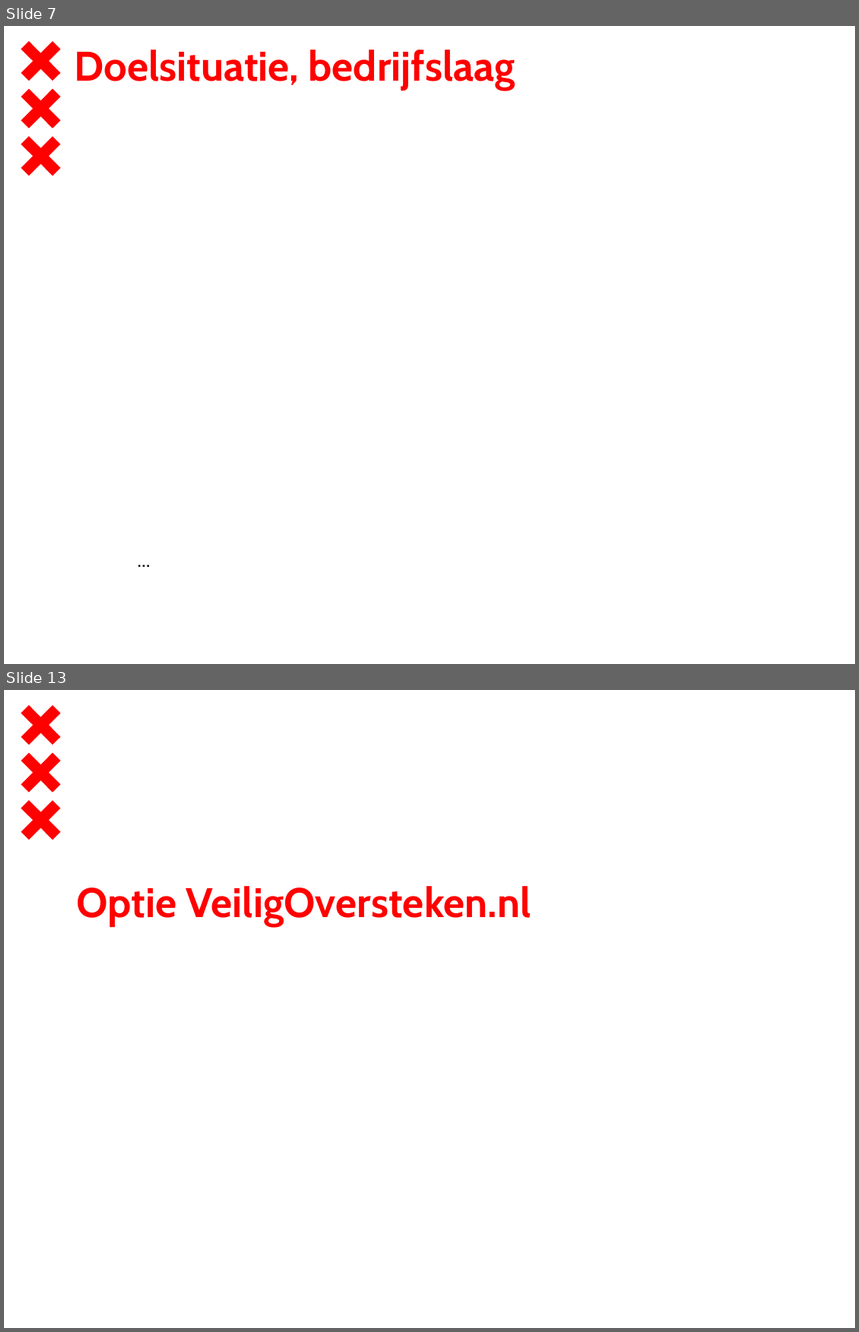
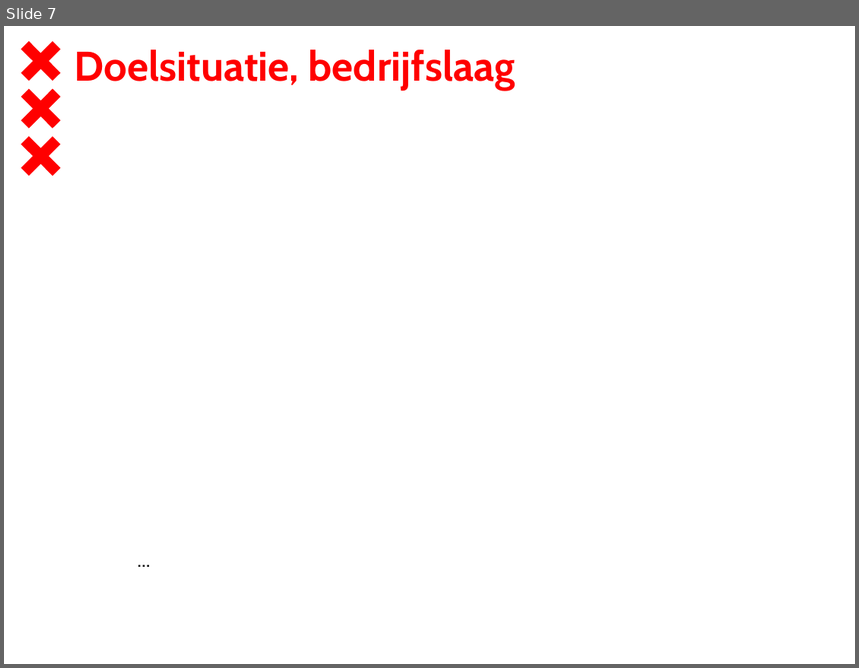
Before and after one commit to dt020/GGD, a slide deck: Architectuurcontext - Sarphati.pptx. Shown one above the other, each under a label of ours: slides 7 and 13 before the commit, slide 7 after it; the slides between them are not shown. The pictures are 859x1332 and 859x668 pixels, drawn with LibreOffice and Linux fonts; fonts in the diff are those of the drawing; background and template pictures are left out. Boxes give left, top, right and bottom in pixels: in the first picture for what was removed or moved away, otherwise in the second. Text is boxed around its words. In the diff, an @@ line names an element or a change of style, - is before the commit and + after.

```diff
--- a/Architectuurcontext - Sarphati.pptx
+++ b/Architectuurcontext - Sarphati.pptx
@@ slide 13 removed at <box>4,690,855,1328</box>, background #FFFFFF; not listed: 3 template elements that a slide beside it also shows @@
@@ text removed at <box>77,886,531,926</box> @@
-Optie VeiligOversteken.nl
```
Also in this commit, not shown: 2 slides changed, 2 slides added, 6 other slides removed.
